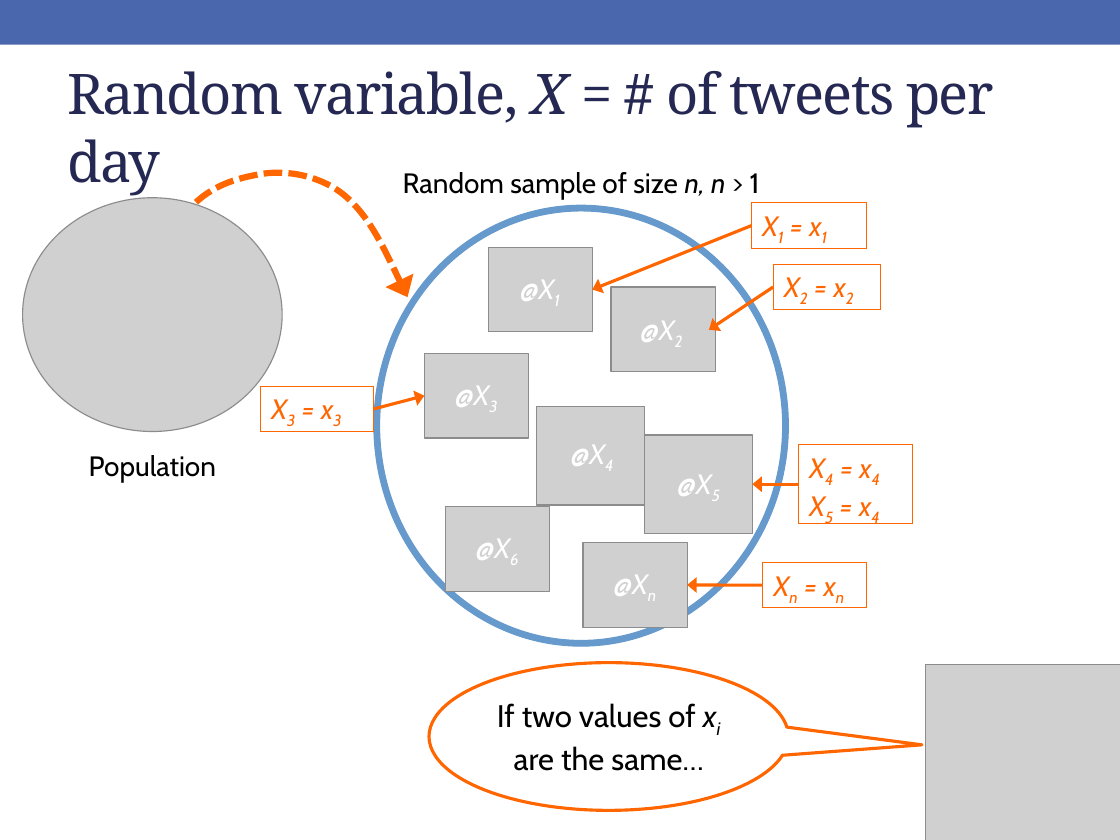
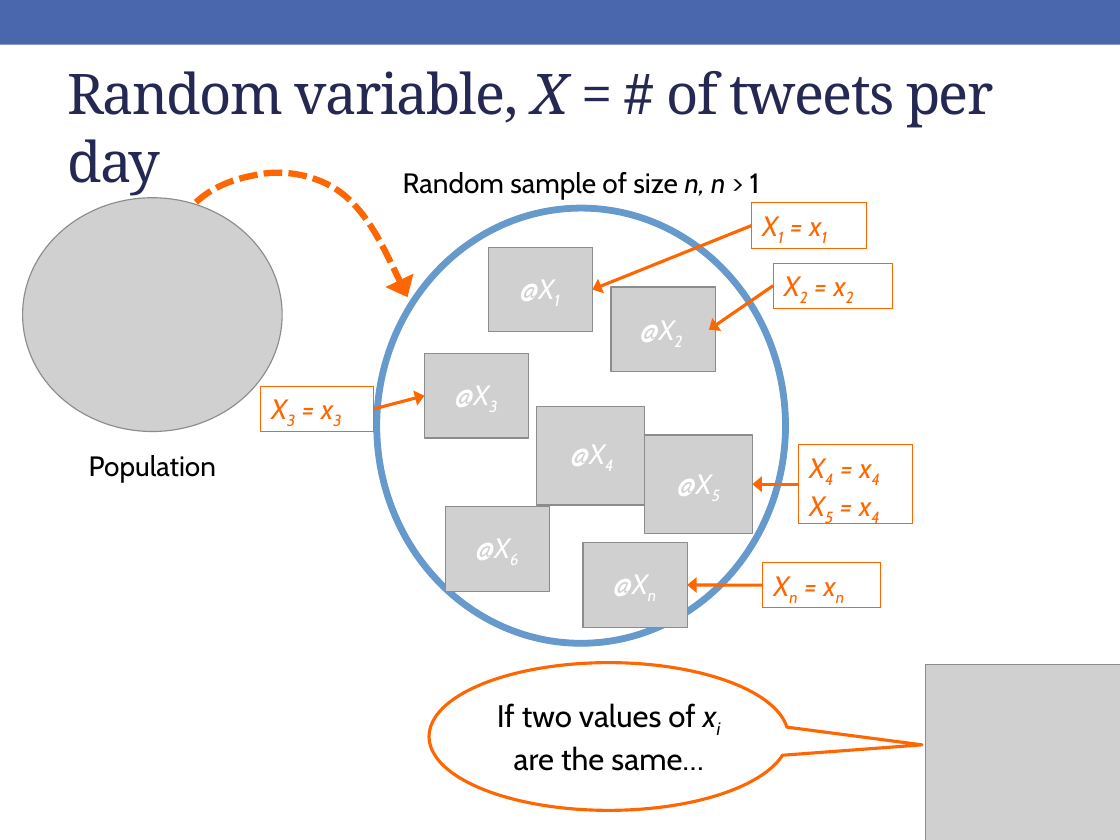
Before and after one commit to rebeccal/ohsu-math630, a slide deck: slide 9 of slides/cm042.pptx. Drawn at 1120x840 pixels with LibreOffice and Linux fonts; fonts in the diff are those of the drawing; grey boxes stand for pictures. Boxes give left, top, right and bottom in pixels: in the first picture for what was removed or moved away, otherwise in the second. Text is boxed around its words. In the diff, an @@ line names an element or a change of style, - is before the commit and + after.

```diff
--- a/slides/cm042.pptx
+++ b/slides/cm042.pptx
@@ rectangle "X2 = x2": place and size @@
-rectangle "X2 = x2" at <box>773,264,880,309</box>
+rectangle "X2 = x2" at <box>773,263,893,308</box>
@@ rectangle "Xn = xn": place and size @@
-rectangle "Xn = xn" at <box>763,562,867,607</box>
+rectangle "Xn = xn" at <box>763,562,880,607</box>
```
Also in this commit, not shown: 15 other slides changed, 4 other files.
